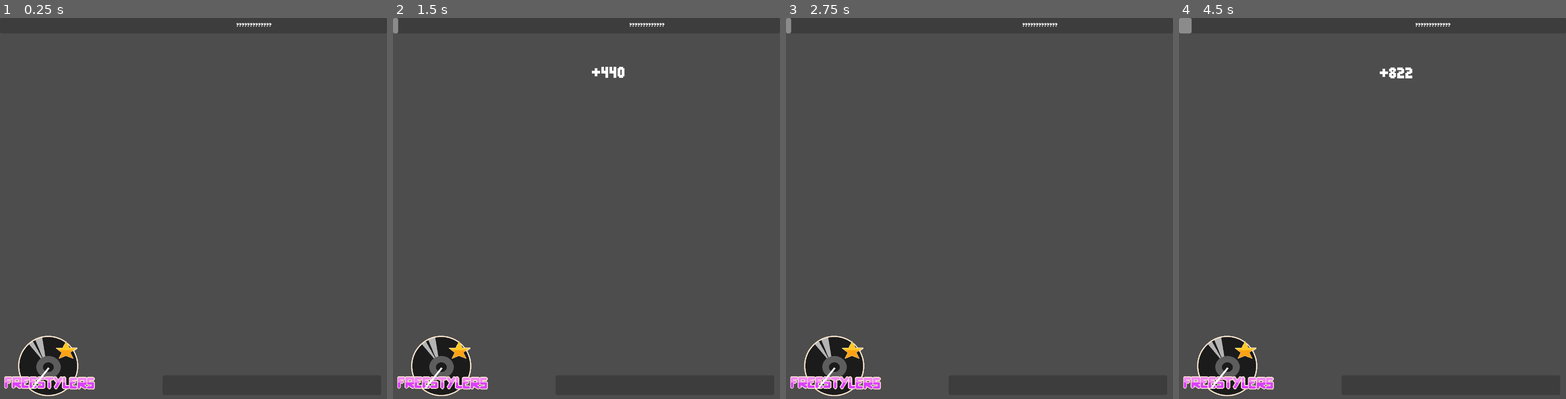
Above: before the commit, frames 1-4 (left to right).
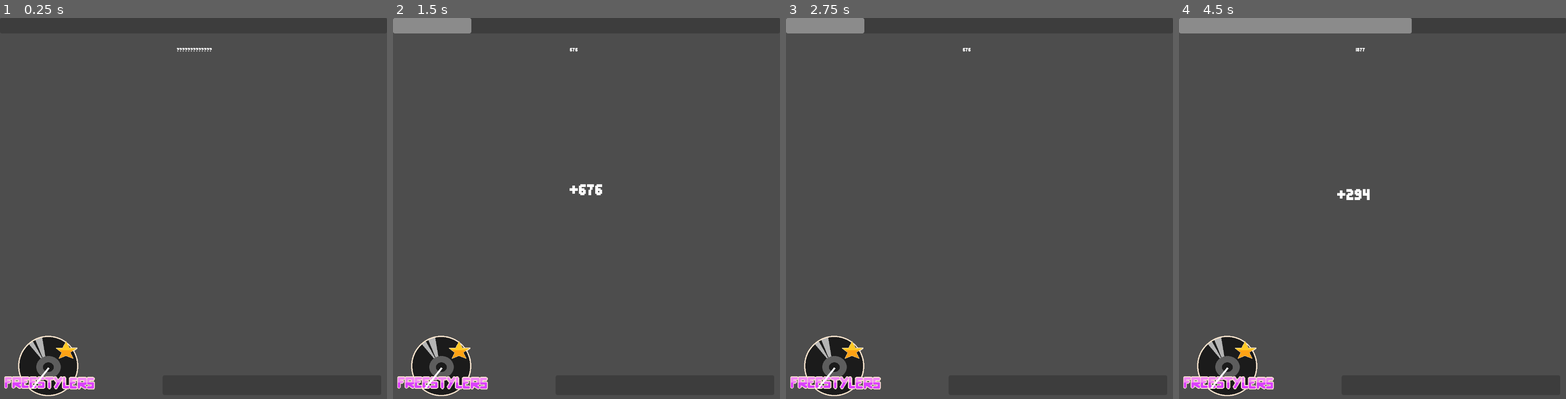
Above: after the commit, the same moments.

Repository: freesstylers/GoofyAhhCar
Game: Godot game, scene res://Assets/Scenes/UI test.tscn
The game is run twice, just before and just after one commit, with the same random seed, the same clock (stepped at 60 frames per second) and the same inputs. The project has no main scene, so this scene is started directly.
Inputs:
- Up to frame 1 (0.25 s): no input
- Up to frame 2 (1.5 s): tap Enter at 0.5 s; hold Right (right) 0.53-1.28 s; tap Space (Accelerate) at 1.25 s; hold Down (back) from 1.28 s (still down)
- Up to frame 3 (2.75 s): release Down (back) at 2.03 s; hold Right (right) from 2.03 s (still down)
- Up to frame 4 (4.5 s): tap Enter at 2.75 s; release Right (right) at 2.78 s; hold Space (Accelerate) 2.78-3.53 s; hold Left (left) from 3.53 s (still down); tap Space (Accelerate) at 4.25 s

The runs differ from the first frame. In frame 1, 0.1% of the frame differs, in the area x 45-71%, y 1-9%; in frame 2, 1.1%; in frame 3, 0.8%; in frame 4, 2.7%, in the area x 3-71%, y 0-48%.
Error before the commit: Invalid access to property or key 'ExpNextLevel' on a base object of type 'Nil'. (res://Assets/Scripts/gameUI/exp_bar.gd:8)
Error after the commit: Invalid access to property or key 'Points' on a base object of type 'Nil'. (res://Assets/Scripts/gameUI/pointsIndicator.gd:7)

Commit message:
lasi town me llaman

Diff:
--- a/clusy-cart/Assets/Prefabs/MainMenuPrefab.tscn
+++ b/clusy-cart/Assets/Prefabs/MainMenuPrefab.tscn
@@ -7,12 +7,8 @@
 [ext_resource type="Texture2D" uid="uid://d1476h2y35as0" path="res://Assets/Sprites/MainMenu/LogoFreestylers.png" id="5_s57c6"]
 [ext_resource type="Texture2D" uid="uid://dj0dhf82rc151" path="res://Assets/Sprites/MainMenu/Twitter.png" id="7_udssi"]
 [ext_resource type="Texture2D" uid="uid://efhvylg2gaal" path="res://Assets/Sprites/LogoApruebameEsta.png" id="8_48p5g"]
+[ext_resource type="Texture2D" uid="uid://dtnaaiyoaplcr" path="res://Assets/Sprites/MonkeyTV/idle.png" id="9_6ol3d"]
 [ext_resource type="FontFile" uid="uid://bnu0s2kb4sfvc" path="res://Assets/Fonts/Larceny.ttf" id="9_spall"]
-[ext_resource type="Texture2D" uid="uid://cgj3mc24s1qai" path="res://Assets/Sprites/Abajo.png" id="10_k7am6"]
-[ext_resource type="Texture2D" uid="uid://dwbumpjdv8why" path="res://Assets/Sprites/Arriba.png" id="11_svn0k"]
-[ext_resource type="Texture2D" uid="uid://dat0emsx3sxkw" path="res://Assets/Sprites/Derecha.png" id="12_ctlvu"]
-[ext_resource type="Texture2D" uid="uid://chedekvoyifg1" path="res://Assets/Sprites/MainMenu/AttackTutorial.png" id="13_k7i04"]
-[ext_resource type="Texture2D" uid="uid://b1rf11pkra75a" path="res://Assets/Sprites/MainMenu/DefendTutorial.png" id="14_ly3hd"]
 [ext_resource type="AudioStream" uid="uid://knjuaebd8do1" path="res://Assets/Sound/SFX/mainmenu.wav" id="15_lvhoa"]
 
 [node name="Control" type="Control"]
@@ -221,96 +217,41 @@
 [node name="tutorial" type="Panel" parent="."]
 visible = false
 layout_mode = 2
-offset_left = 148.0
-offset_top = 24.0
-offset_right = 1132.0
-offset_bottom = 696.0
-
-[node name="container" type="MarginContainer" parent="tutorial"]
-layout_mode = 1
-anchors_preset = 15
-anchor_right = 1.0
-anchor_bottom = 1.0
-grow_horizontal = 2
-grow_vertical = 2
-
-[node name="VBoxContainer" type="VBoxContainer" parent="tutorial/container"]
-layout_mode = 2
-size_flags_horizontal = 4
-theme_override_constants/separation = 25
-alignment = 1
-
-[node name="Label2" type="Label" parent="tutorial/container/VBoxContainer"]
-layout_mode = 2
-theme_override_fonts/font = ExtResource("9_spall")
-theme_override_font_sizes/font_size = 32
-text = "TUTORIAL
-------------
-Ragnahilda, la más fiera de las guerreras que ha visto la FDI tiene que luchar.
-Concretamente, por su aprobado
-
-Para derrotar a sus viles \"profesores\" deberá combatir contra ellos.
-
-Primero, tu oponente preparará una serie de movimientos (WASD / flechas)"
-horizontal_alignment = 1
-vertical_alignment = 1
-
-[node name="Sprite2D" type="Sprite2D" parent="tutorial/container/VBoxContainer"]
-position = Vector2(328, 301.5)
-scale = Vector2(0.14, 0.14)
-texture = ExtResource("10_k7am6")
-
-[node name="Sprite2D4" type="Sprite2D" parent="tutorial/container/VBoxContainer"]
-position = Vector2(389, 301.5)
-scale = Vector2(0.14, 0.14)
-texture = ExtResource("11_svn0k")
-
-[node name="Sprite2D5" type="Sprite2D" parent="tutorial/container/VBoxContainer"]
-position = Vector2(454, 301.5)
-scale = Vector2(0.14, 0.14)
-texture = ExtResource("12_ctlvu")
-
-[node name="Sprite2D6" type="Sprite2D" parent="tutorial/container/VBoxContainer"]
-position = Vector2(516, 301.5)
-scale = Vector2(0.14, 0.14)
-texture = ExtResource("10_k7am6")
-
-[node name="Label4" type="Label" parent="tutorial/container/VBoxContainer"]
-layout_mode = 2
-theme_override_fonts/font = ExtResource("9_spall")
-theme_override_font_sizes/font_size = 32
-text = "
-En la fase de ataque, imita los movimientos para atacar a tu oponente."
-horizontal_alignment = 1
-vertical_alignment = 1
-
-[node name="Sprite2D3" type="Sprite2D" parent="tutorial/container/VBoxContainer"]
-position = Vector2(432, 404)
-texture = ExtResource("13_k7i04")
-
-[node name="Label3" type="Label" parent="tutorial/container/VBoxContainer"]
-layout_mode = 2
-theme_override_fonts/font = ExtResource("9_spall")
-theme_override_font_sizes/font_size = 32
-text = "
-
-En la fase de defensa, haz el movimiento opuesto para esquivar sus golpes.
-
-
-
-"
-horizontal_alignment = 1
-vertical_alignment = 1
-
-[node name="Sprite2D2" type="Sprite2D" parent="tutorial/container/VBoxContainer"]
-position = Vector2(432, 526)
-texture = ExtResource("14_ly3hd")
-
-[node name="TutorialBack" type="Button" parent="tutorial/container/VBoxContainer"]
-layout_mode = 2
-theme_override_fonts/font = ExtResource("9_spall")
-theme_override_font_sizes/font_size = 32
-text = "Cerrar"
+anchor_left = 0.115625
+anchor_top = 0.0710938
+anchor_right = 0.884375
+anchor_bottom = 0.917969
+metadata/_edit_use_anchors_ = true
+
+[node name="Label2" type="Label" parent="tutorial"]
+layout_mode = 2
+offset_left = 5.0
+offset_top = 40.0
+offset_right = 979.0
+offset_bottom = 632.0
+theme_override_font_sizes/font_size = 132
+text = "FUN IS DEAD
+
+BANANA IS FUEL
+
+TANK IS FULL"
+horizontal_alignment = 1
+vertical_alignment = 1
+
+[node name="TextureRect" type="TextureRect" parent="tutorial"]
+layout_mode = 1
+anchors_preset = 12
+anchor_top = 1.0
+anchor_right = 1.0
+anchor_bottom = 1.0
+offset_top = -452.0
+offset_right = 1951.0
+offset_bottom = 873.0
+grow_horizontal = 2
+grow_vertical = 0
+scale = Vector2(0.3336, 0.3336)
+texture = ExtResource("9_6ol3d")
+stretch_mode = 5
 
 [node name="AudioStreamPlayer" type="AudioStreamPlayer" parent="."]
 stream = ExtResource("15_lvhoa")
@@ -326,4 +267,3 @@
 [connection signal="button_down" from="level container/level 3" to="." method="_on_level_button_down" binds= [2]]
 [connection signal="button_down" from="level container/back" to="." method="TogglePlayMenu" binds= [false]]
 [connection signal="button_down" from="credits/container/VBoxContainer/CreditsBack" to="." method="_on_credits_back_button_down"]
-[connection signal="button_down" from="tutorial/container/VBoxContainer/TutorialBack" to="." method="_on_tutorial_back_button_down"]
--- a/clusy-cart/Assets/Scenes/UI test.tscn
+++ b/clusy-cart/Assets/Scenes/UI test.tscn
@@ -1,18 +1,23 @@
-[gd_scene load_steps=10 format=3 uid="uid://c650k1eh1suet"]
+[gd_scene load_steps=11 format=3 uid="uid://c650k1eh1suet"]
 
 [ext_resource type="PackedScene" uid="uid://df8e5sy3ga16" path="res://Assets/Prefabs/Game/gasMeter.tscn" id="1_7lnja"]
 [ext_resource type="Theme" uid="uid://ccsfly34nw0wv" path="res://Assets/Themes/MainMenuTheme.tres" id="1_bjny1"]
 [ext_resource type="Script" path="res://Assets/Scripts/gameUI/GameUIManager.gd" id="2_kqik8"]
 [ext_resource type="PackedScene" uid="uid://c57gjs6f7y1rs" path="res://Assets/Prefabs/Game/speed_meter.tscn" id="2_ybaca"]
-[ext_resource type="PackedScene" path="res://Assets/Prefabs/Game/exp_bar.tscn" id="3_t2hj1"]
+[ext_resource type="PackedScene" uid="uid://bkt3u3yo0vskc" path="res://Assets/Prefabs/Game/exp_bar.tscn" id="3_t2hj1"]
 [ext_resource type="PackedScene" uid="uid://bn0e6vrb0rly7" path="res://Assets/Prefabs/Game/Level Up Panel.tscn" id="4_ry28i"]
-[ext_resource type="PackedScene" path="res://Assets/Prefabs/Game/point_particle.tscn" id="6_m35xq"]
+[ext_resource type="PackedScene" uid="uid://bstnh7hielj7e" path="res://Assets/Prefabs/Game/point_particle.tscn" id="6_m35xq"]
 [ext_resource type="Script" path="res://Assets/Scripts/test/ParticlesPoints.gd" id="7_1al6i"]
-[ext_resource type="PackedScene" path="res://Assets/Prefabs/game_manager.tscn" id="9_en646"]
+[ext_resource type="Script" path="res://Assets/Scripts/gameUI/pointsIndicator.gd" id="8_8nore"]
+[ext_resource type="PackedScene" uid="uid://df5a7fpwactp3" path="res://Assets/Prefabs/game_manager.tscn" id="9_en646"]
 
 [node name="Node" type="Node"]
 
-[node name="Game UI" type="Control" parent="." node_paths=PackedStringArray("LevelUpMenu")]
+[node name="GameManager" parent="." instance=ExtResource("9_en646")]
+
+[node name="CanvasLayer" type="CanvasLayer" parent="."]
+
+[node name="Game UI" type="Control" parent="CanvasLayer" node_paths=PackedStringArray("LevelUpMenu")]
 layout_mode = 3
 anchors_preset = 15
 anchor_right = 1.0
@@ -24,7 +29,7 @@
 LevelUpMenu = NodePath("level up menu")
 metadata/_edit_use_anchors_ = true
 
-[node name="Gasolina" parent="Game UI" instance=ExtResource("1_7lnja")]
+[node name="Gasolina" parent="CanvasLayer/Game UI" instance=ExtResource("1_7lnja")]
 layout_mode = 1
 anchor_left = 0.420312
 anchor_top = 0.925
@@ -35,45 +40,50 @@
 grow_horizontal = 0
 grow_vertical = 0
 
-[node name="EXP bar" parent="Game UI" instance=ExtResource("3_t2hj1")]
+[node name="EXP bar" parent="CanvasLayer/Game UI" instance=ExtResource("3_t2hj1")]
 layout_mode = 1
 anchors_preset = -1
 anchor_bottom = 0.0398437
 offset_bottom = 0.0
 metadata/_edit_use_anchors_ = true
 
-[node name="speed meter" parent="Game UI" instance=ExtResource("2_ybaca")]
+[node name="speed meter" parent="CanvasLayer/Game UI" instance=ExtResource("2_ybaca")]
 layout_mode = 1
 anchor_top = 0.800781
 anchor_right = 0.249875
 anchor_bottom = 1.00078
 grow_vertical = 1
 
-[node name="level up menu" parent="Game UI" instance=ExtResource("4_ry28i")]
+[node name="level up menu" parent="CanvasLayer/Game UI" instance=ExtResource("4_ry28i")]
 visible = false
+z_index = 60
 layout_mode = 1
 grow_horizontal = 1
 grow_vertical = 1
 
-[node name="points" type="Label" parent="Game UI"]
+[node name="points" type="Label" parent="CanvasLayer/Game UI"]
 layout_mode = 1
 anchors_preset = -1
-anchor_left = 0.610937
-anchor_top = 0.009375
-anchor_right = 0.702344
-anchor_bottom = 0.0265625
-offset_right = -77.0
+anchor_left = 0.457031
+anchor_top = 0.0734375
+anchor_right = 0.548437
+anchor_bottom = 0.090625
 text = "?????????????"
+script = ExtResource("8_8nore")
 metadata/_edit_use_anchors_ = true
 
-[node name="ParticleSpawner" type="Control" parent="Game UI"]
+[node name="ParticleSpawner" type="Control" parent="CanvasLayer/Game UI"]
 layout_mode = 1
-anchor_left = 0.499219
-anchor_top = 0.165625
-anchor_right = 0.530469
-anchor_bottom = 0.196875
+anchors_preset = 8
+anchor_left = 0.5
+anchor_top = 0.5
+anchor_right = 0.5
+anchor_bottom = 0.5
+offset_left = -64.0
+offset_top = -38.0
+offset_right = -64.0
+offset_bottom = -38.0
+grow_horizontal = 2
+grow_vertical = 2
 script = ExtResource("7_1al6i")
 particle = ExtResource("6_m35xq")
-metadata/_edit_use_anchors_ = true
-
-[node name="GameManager" parent="." instance=ExtResource("9_en646")]
--- a/clusy-cart/Assets/Scripts/GameManager.gd
+++ b/clusy-cart/Assets/Scripts/GameManager.gd
@@ -1,6 +1,7 @@
 class_name GameManager
 extends Node
 
+var Points = 0
 var Experience = 0
 var ExpNextLevel = 0
 var Level = 0
@@ -18,7 +19,8 @@
 func _ready():
 	Globals.GameMan = self
 
-func expGain(exp : float):
+func expGain(exp : float, points : float):
+	Points += points
 	Experience += exp
 	if(Experience >= ExpNextLevel):
 		Level += 1
--- a/clusy-cart/Assets/Scripts/gameUI/GameUIManager.gd
+++ b/clusy-cart/Assets/Scripts/gameUI/GameUIManager.gd
@@ -13,7 +13,7 @@
 # Called every frame. 'delta' is the elapsed time since the previous frame.
 func _input(event):
 	if event.is_action_pressed("Accelerate"):
-		Globals.exp_gain.emit(1)
+		Globals.exp_gain.emit(1, Globals.RNG.randi_range(0, 999))
 		pass
 	pass
 
--- a/clusy-cart/Assets/Scripts/gameUI/point_particle.gd
+++ b/clusy-cart/Assets/Scripts/gameUI/point_particle.gd
@@ -10,14 +10,11 @@
 var t = 0.0
 var vel : Vector2
 
-var rng
-
 # Called when the node enters the scene tree for the first time.
 func _ready():
 	text = "+{0}".format([amount])
 
-	rng = RandomNumberGenerator.new()
-	var angle = rng.randf_range(-AngleRange, AngleRange)
+	var angle = Globals.RNG.randf_range(-AngleRange, AngleRange)
 	vel = InitialDir.rotated(deg_to_rad(angle)) * InitialVel
 	pass # Replace with function body.
 
--- /dev/null
+++ b/clusy-cart/Assets/Scripts/gameUI/pointsIndicator.gd
@@ -0,0 +1,13 @@
+extends Label
+
+
+# Called when the node enters the scene tree for the first time.
+func _init():
+	Globals.exp_gain.connect(expGain)
+	text = str(Globals.GameMan.Points)
+	pass # Replace with function body.
+
+
+func expGain(exp : float, points : float):
+	text = str(Globals.GameMan.Points)
+	pass
--- a/clusy-cart/Assets/Scripts/test/ParticlesPoints.gd
+++ b/clusy-cart/Assets/Scripts/test/ParticlesPoints.gd
@@ -2,16 +2,18 @@
 
 @export var particle : Resource
 
-var rng = RandomNumberGenerator.new()
+func _init():
+	Globals.exp_gain.connect(pointReceive)
+	pass
 
-func _input(event):
-	#TEST
-	if event.is_action_pressed("Accelerate"):
-		SpawnParticle(rng.randi_range(0, 999))
+func pointReceive(exp : float, points: float):
+	SpawnParticle(points)
 	pass
 
 func SpawnParticle(amount):
-	var text = particle.instantiate()
+	var text : Label
+	text = particle.instantiate()
+	var t = text.get_global_transform()
 	text.amount = amount
 	add_child(text)
 	pass
--- a/clusy-cart/Globals.gd
+++ b/clusy-cart/Globals.gd
@@ -2,6 +2,7 @@
 
 ###################CONSTANTS###################
 const WINDOW_BASE_SIZE = Vector2(1280,1280)
+var RNG = RandomNumberGenerator.new()
 var ThePlayer : Player = null
 var GameMan : GameManager = null
 
@@ -18,7 +19,7 @@
 	SpeedLoss
 }
 
-signal exp_gain(exp : float)
+signal exp_gain(exp : float, points : float)
 signal exp_update()
 signal level_up()
 signal change_face(num:int)
Not shown: 1 places in clusy-cart/Assets/Prefabs/MainMenuPrefab.tscn that only renumber resources
